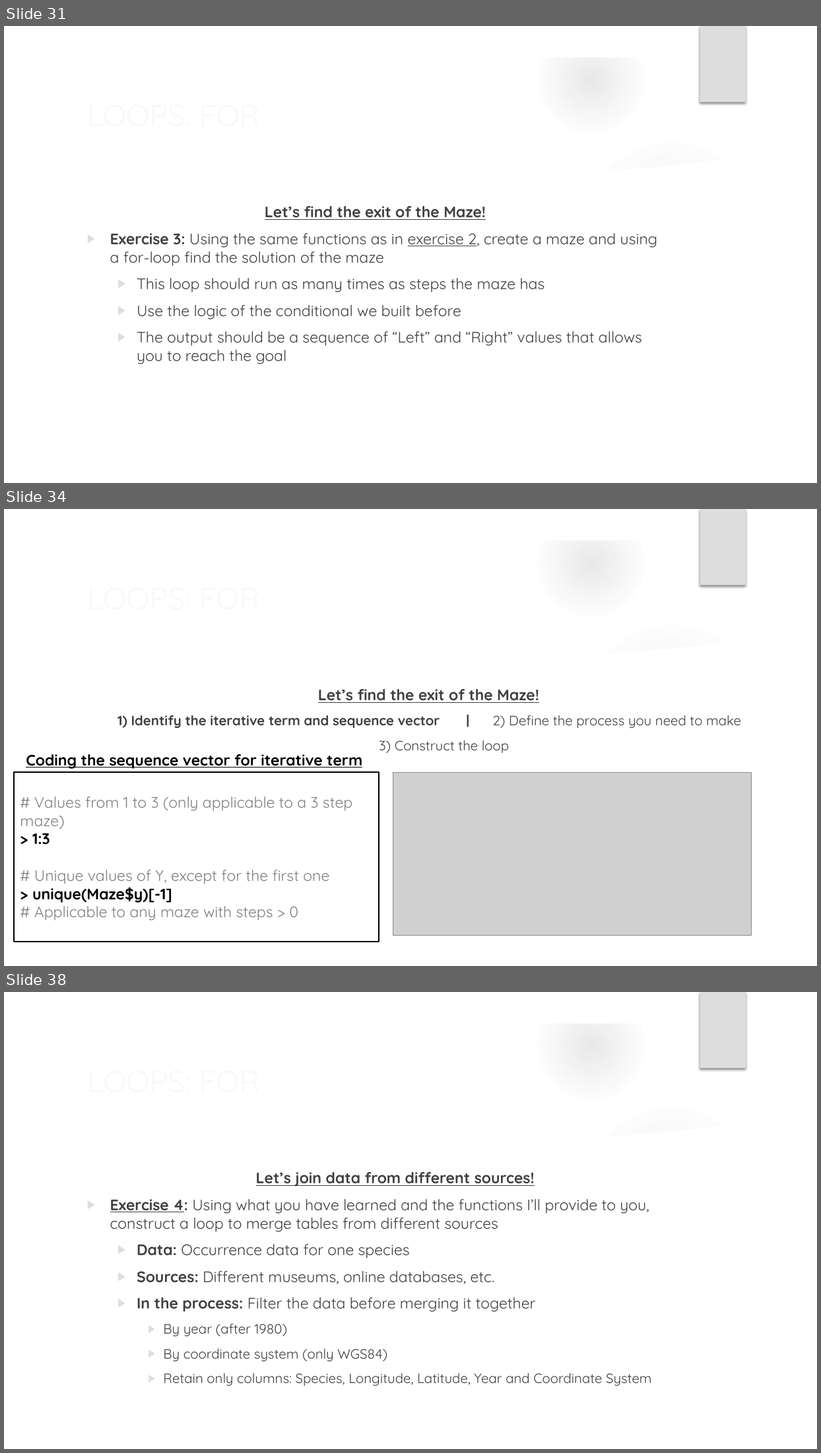
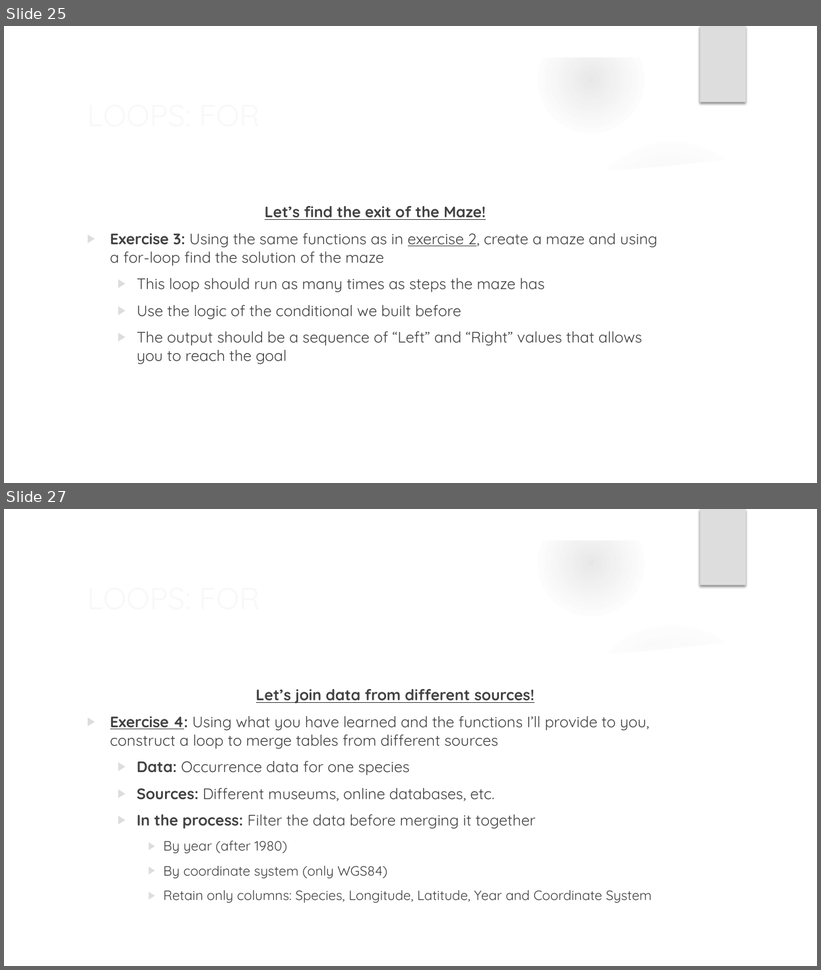
Before and after one commit to ComputerScienceinModernBiology/2021_Loops_and_Functions, a slide deck: LOOPS AND FUNCTIONS IN R.pptx. Shown one above the other, each under a label of ours: slides 31, 34 and 38 before the commit, slides 25 and 27 after it; the slides between them are not shown. The pictures are 821x1453 and 821x970 pixels, drawn with LibreOffice and Linux fonts; fonts in the diff are those of the drawing; grey boxes stand for pictures; background and template pictures are left out. Boxes give left, top, right and bottom in pixels: in the first picture for what was removed or moved away, otherwise in the second. Text is boxed around its words. In the diff, an @@ line names an element or a change of style, - is before the commit and + after.

```diff
--- a/LOOPS AND FUNCTIONS IN R.pptx
+++ b/LOOPS AND FUNCTIONS IN R.pptx
@@ slide 34 removed at [4, 509, 817, 966], background picture (left out); not listed: 9 template elements that a slide beside it also shows @@
@@ text removed at [118, 689, 741, 753] @@
-Let’s find the exit of the Maze!
-  1) Identify the iterative term and sequence vector | 2) Define the process you need to make
-  3) Construct the loop
@@ text removed at [26, 755, 362, 769] @@
-Coding the sequence vector for iterative term
@@ rectangle removed at [15, 772, 380, 942] @@
-# Values from 1 to 3 (only applicable to a 3 step maze)
-> 1:3
-# Unique values of Y, except for the first one
-> unique(Maze$y)[-1]
-# Applicable to any maze with steps > 0
@@ picture removed at [393, 772, 751, 936] @@
@@ title removed at [221, 870, 242, 881] @@
-LOOPS: FOR
@@ what was slide 31 is now slide 25 @@
@@ what was slide 38 is now slide 27 @@
```
Also in this commit, not shown: 3 slides changed, 1 slide added, 15 other slides removed, 13 other files.
